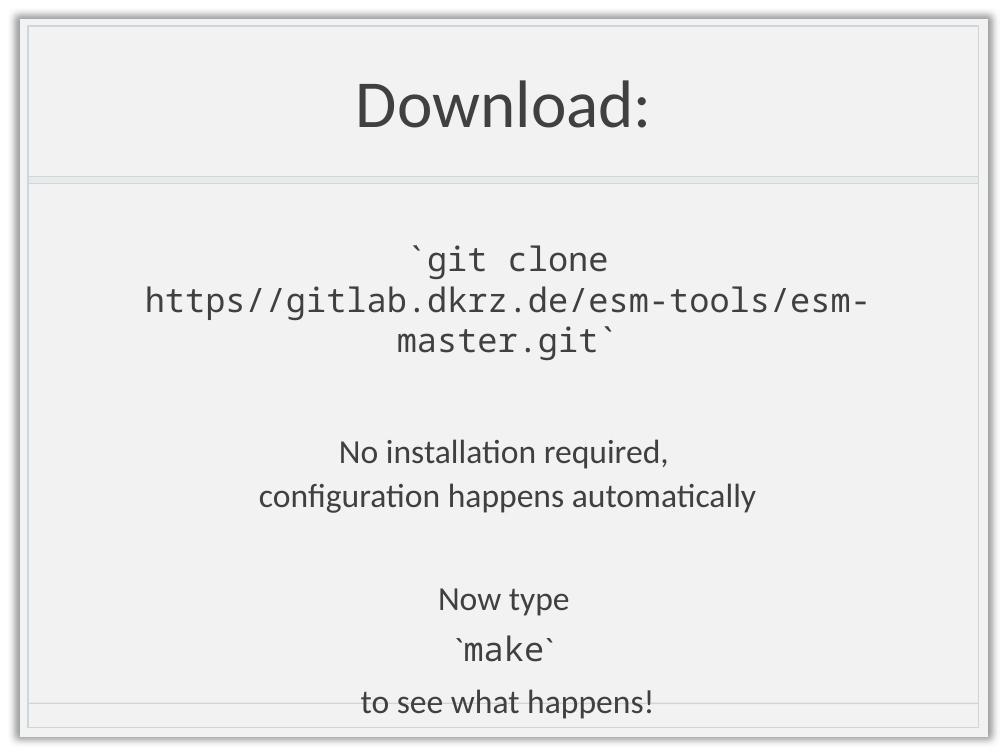
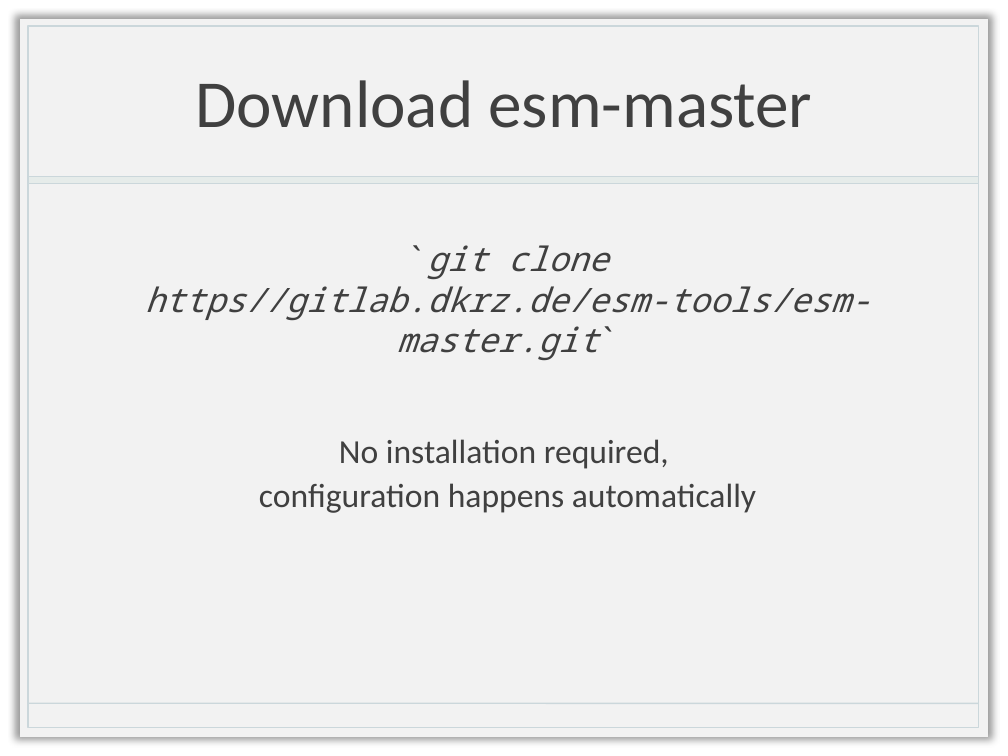
Before and after one commit to esm-tools/esm_workshop, a slide deck: slide 2 of esm-master.pptx. Drawn at 1008x756 pixels with LibreOffice and Linux fonts; fonts in the diff are those of the drawing; background and template pictures are left out. Boxes give left, top, right and bottom in pixels: in the first picture for what was removed or moved away, otherwise in the second. Text is boxed around its words. In the diff, an @@ line names an element or a change of style, - is before the commit and + after.

```diff
--- a/esm-master.pptx
+++ b/esm-master.pptx
@@ title at [195,80,813,128]: text changed @@
-Download:
+Download esm-master
@@ text at [145,245,871,360]: italic on in "`git clone https//gitlab.dkrz.de/esm-tools/esm-master.git`" @@
@@ text at [361,588,654,719]: paragraphs removed @@
-Now type
-`make`
-to see what happens!
```
Also in this commit, not shown: 9 slides added, 3 other files.
